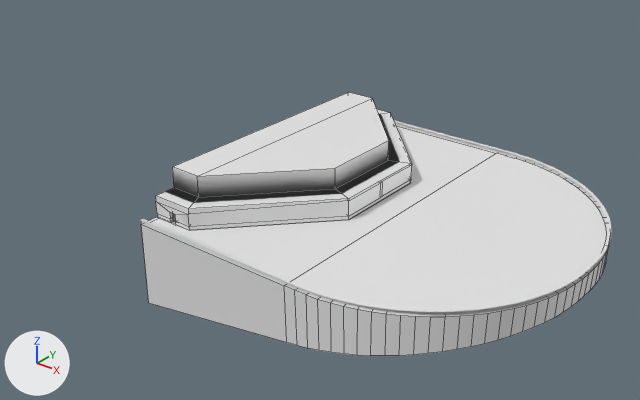
Before and after pictures for a commit that changed the FBX model CHOICES/Assets/0.MODELS/facility1.fbx.
Both versions are drawn from a camera (50 mm lens) standing at (112.5, -179.7, 105.1) and looking at (-24.8, -8.0, -1.3). The axes (+X, +Y, +Z) are drawn at lower left. The lights are the same throughout. The picture after the commit comes second. Mesh edges are drawn as thin lines on the coarser meshes.

The first picture shows 'FACILITY1', 'FACILITY1_TERRASSE', 'FACILITY1_TERRASSE_BARRIERS'.
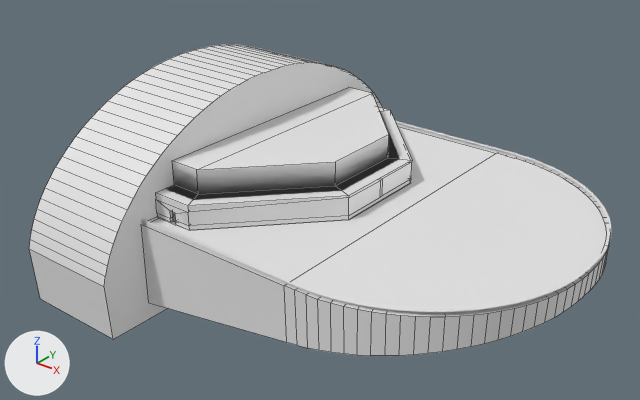
Boxes [x1, y1, x2, y2] around the edits, measured in the pictures (640 x 400 px):
'FACILITY_BACKGROUND', added: after [29, 45, 383, 339]
'FACILITY1', reshaped: before [156, 92, 412, 230]; after [156, 87, 412, 230]

Edits to the bpy script that builds the scene:
```text
Change me_facility1:
    used by ob_facility1; location = (-28.1, 0.0, 0.0)
    remove me_facility1.from_pydata(...)  # 127 vertices, 129 faces; spans x -21.9..18.1, y -44.5..44.5, z -0.2..12.0
    add me_facility1.from_pydata(...)  # 135 vertices, 134 faces; spans x -21.9..18.1, y -44.5..44.5, z -0.2..13.7
    me_facility1 part 1
    5 faces are deleted
    18 vertices in x -21.9..18.1, y -44.5..44.5, z 1.0 move by (0.0, 0.0, 0.2)
    14 vertices in x -21.9..-9.8, y -44.5..44.5, z 4.1..4.5 move by (0.0, 0.0, 0.6)
    12 vertices in x -21.9..18.1, y -44.5..44.5, z 6.0 move by (0.0, 0.0, 0.9)
    12 vertices in x -21.0..17.2, y -43.6..43.6, z 1.0 move by (0.0, 0.0, 0.1)
    8 vertices in x -16.9..-14.9, y -44.5..44.5, z 2.8 move by (0.0, 0.0, 0.4)
    6 vertices in x -21.9..11.8, y -38.1..38.1, z 12.0 move by (0.0, 0.0, 1.7)
    9 vertices move from x -10.2..18.1, y -43.6..14.6, z 4.4..5.5 to x -10.2..18.1, y -43.6..14.6, z 5.1..6.2
    8 vertices are added at x 13.0..15.0, y -0.5..0.5, z 0.0..3.3
    10 new faces join them, mat_uvcheck (its picture is missing)
Add me_cube:
    me_cube.from_pydata(...)  # 104 vertices, 54 faces; spans x -26.9..4.7, y -63.8..63.8, z -28.5..28.5
    me_cube.materials.append(mat_uvcheck)  # its picture is missing
Add ob_facility_background:
    ob_facility_background = bpy.data.objects.new('FACILITY_BACKGROUND', me_cube)
    ob_facility_background.location = (-54.5, 0.0, 0.0)
```
